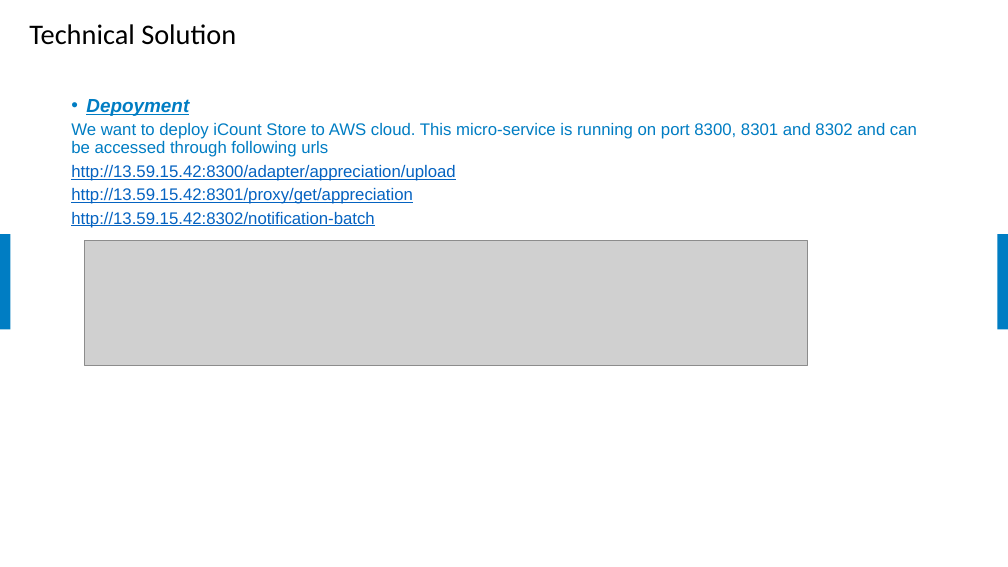
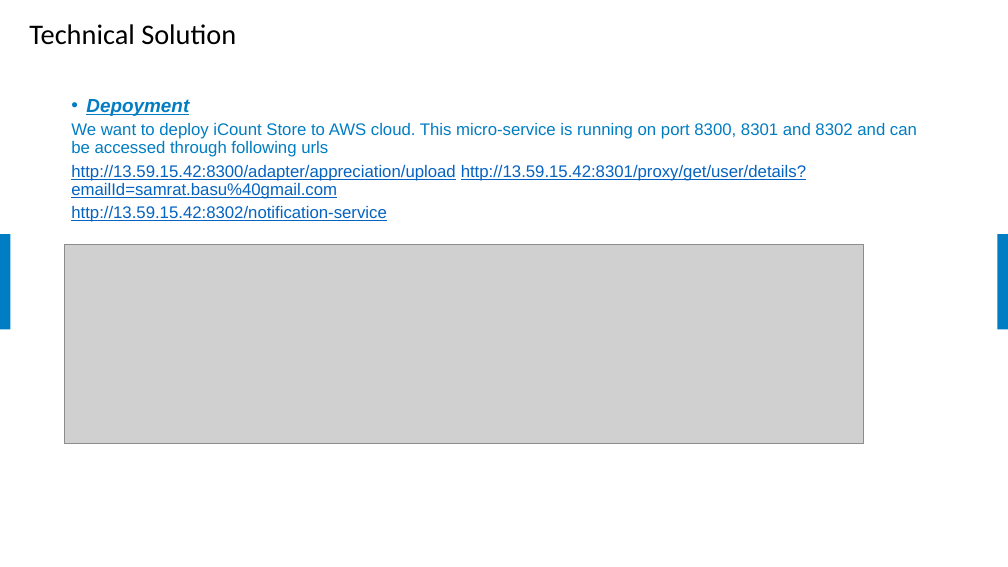
Before and after one commit to samratbasu2019/iSoreDesignArtifacts, a slide deck: slide 17 of iSolve-iCount-Hackathon_Solution.pptx (slide 15 before the commit). Drawn at 1008x567 pixels with LibreOffice and Linux fonts; fonts in the diff are those of the drawing; grey boxes stand for pictures; background and template pictures are left out. Boxes give left, top, right and bottom in pixels: in the first picture for what was removed or moved away, otherwise in the second. Text is boxed around its words. In the diff, an @@ line names an element or a change of style, - is before the commit and + after.

```diff
--- a/iSolve-iCount-Hackathon_Solution.pptx
+++ b/iSolve-iCount-Hackathon_Solution.pptx
@@ text at [71, 165, 806, 222]: text changed @@
-  http://13.59.15.42:8300/adapter/appreciation/upload
-  http://13.59.15.42:8301/proxy/get/appreciation
-  http://13.59.15.42:8302/notification-batch
+  http://13.59.15.42:8300/adapter/appreciation/upload http://13.59.15.42:8301/proxy/get/user/details?emailId=samrat.basu%40gmail.com
+  http://13.59.15.42:8302/notification-service
@@ picture: place and size @@
-picture at [85, 240, 808, 365]
+picture at [64, 245, 863, 443]
```
Also in this commit, not shown: 6 other slides changed, 2 slides added.
